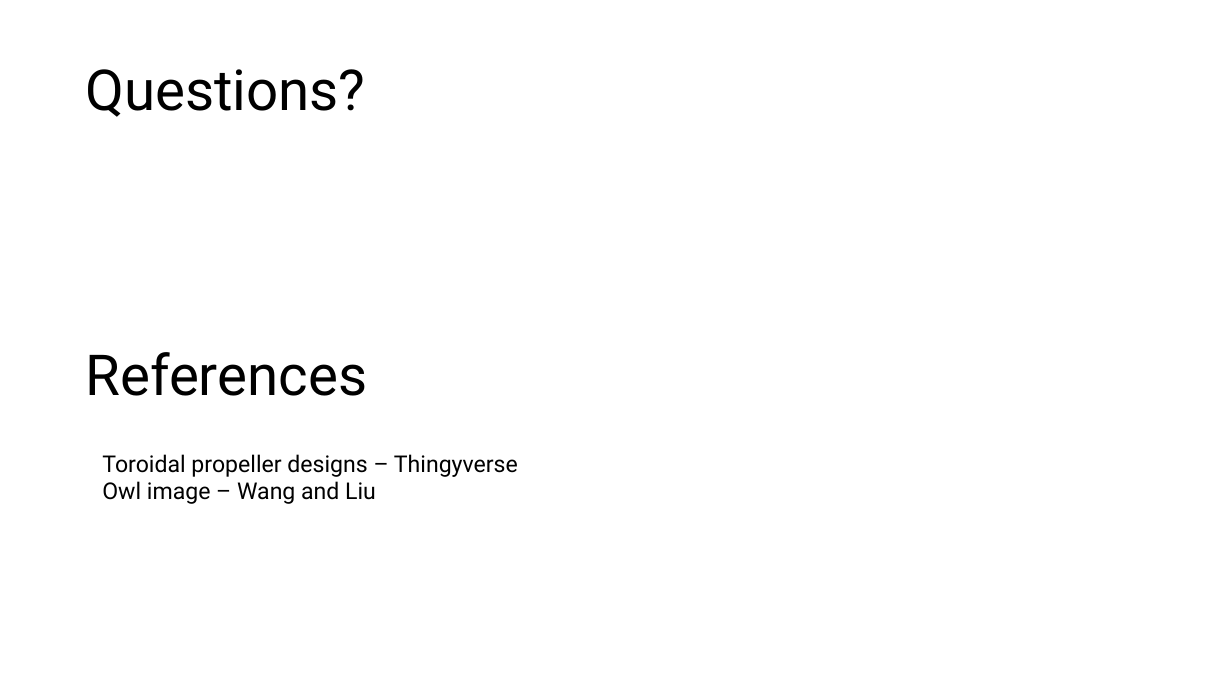
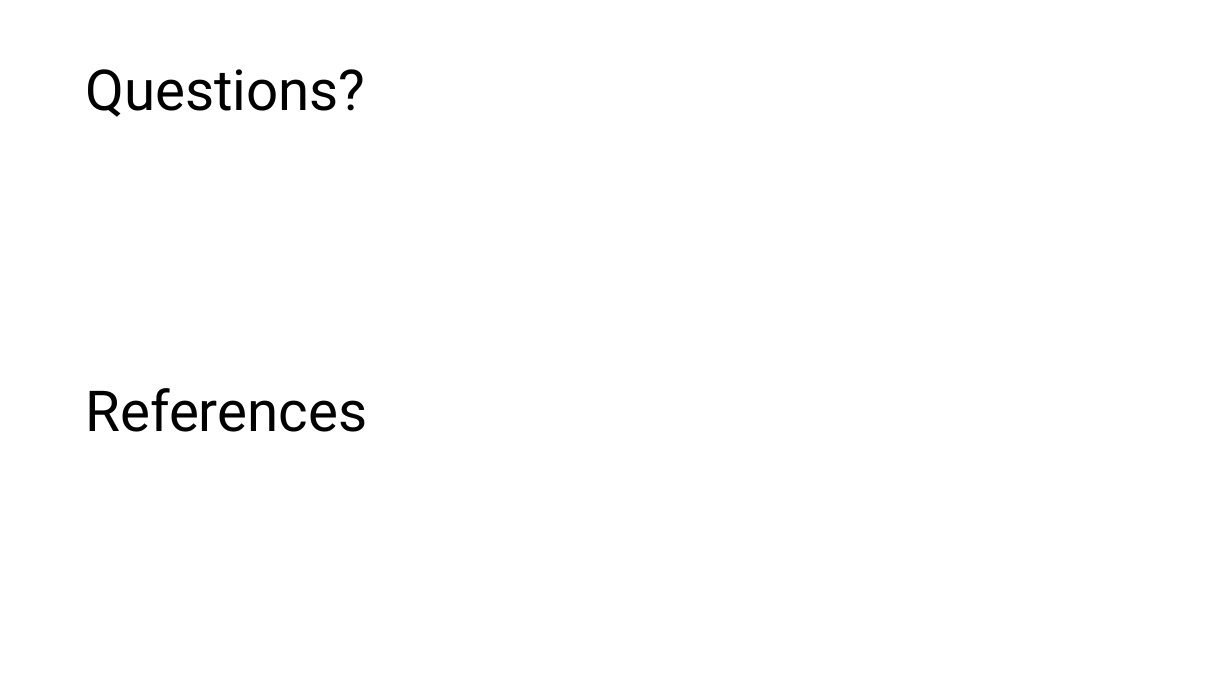
Before and after one commit to lpender3672/propeller-acoustics, a slide deck: slide 11 of deliverables/michaelmas_presentation.pptx (slide 9 before the commit). Drawn at 1232x693 pixels with LibreOffice and Linux fonts; fonts in the diff are those of the drawing. Boxes give left, top, right and bottom in pixels: in the first picture for what was removed or moved away, otherwise in the second. Text is boxed around its words. In the diff, an @@ line names an element or a change of style, - is before the commit and + after.

```diff
--- a/deliverables/michaelmas_presentation.pptx
+++ b/deliverables/michaelmas_presentation.pptx
@@ text "References": place and size @@
-text "References" at bbox=[85, 352, 367, 396]
+text "References" at bbox=[85, 388, 367, 432]
@@ text removed at bbox=[102, 454, 518, 504] @@
-Toroidal propeller designs – Thingyverse
-Owl image – Wang and Liu
```
Also in this commit, not shown: 4 other slides changed, 2 slides added.
